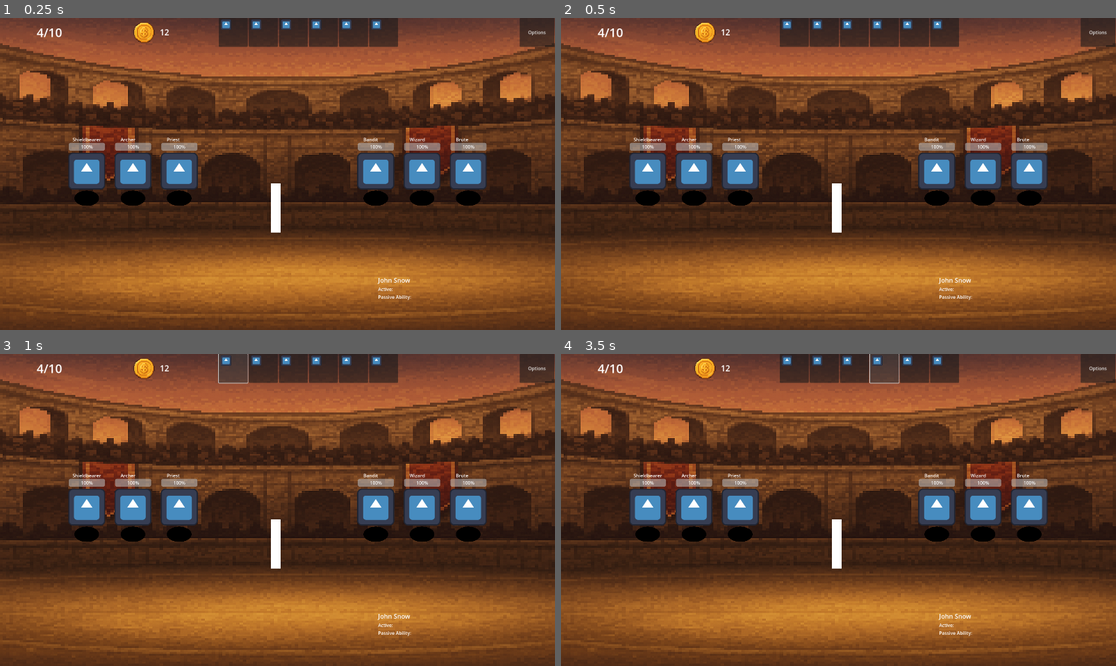
Above: before the commit, frames 1-4 (two rows, left to right).
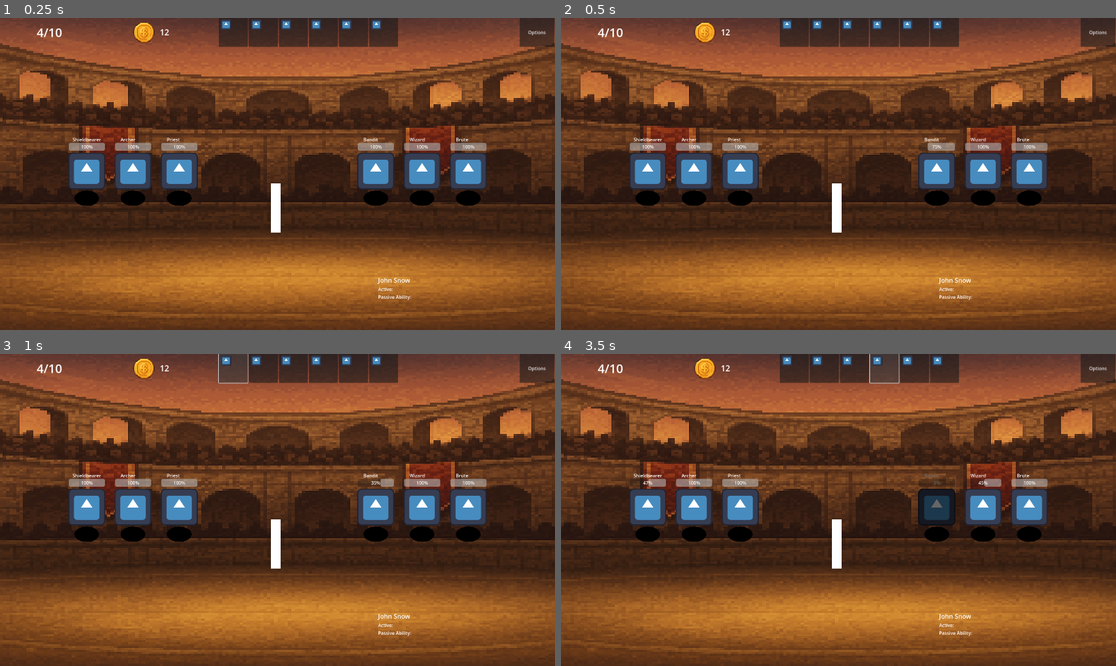
Above: after the commit, the same moments.

Repository: klaswell16/auto_battler
Game: Godot game, scene res://scenes/battle_scene.tscn
Two runs of this game, one before a commit and one after it. Both use one fixed random seed, a clock stepped at 60 frames per second and the inputs below. The engine's default icon, where the game draws it, is replaced by a stand-in: a white triangle on a blue panel in a dark square.
Inputs (mouse positions are in pixels of both pictures, inside the frame that each line leads up to):
- Up to frame 1 (0.25 s): no input
- Up to frame 2 (0.5 s): no input
- Up to frame 3 (1 s): click (233, 369) at 0.5 s
- Up to frame 4 (3.5 s): click (821, 369) at 1.25 s; click (855, 369) at 2 s; click (882, 369) at 2.75 s

Frame 1 is identical in both runs. In frame 2, less than 0.1% of the frame differs, in the area x 64-69%, y 39-43%; in frame 3, 0.1%; in frame 4, 1.2%, in the area x 12-78%, y 38-56%.

Commit message:
Add self starting battle

Diff:
--- a/scripts/battle_scene.gd
+++ b/scripts/battle_scene.gd
@@ -17,9 +17,16 @@
 	{"name":"Brute","hp":50,"pwr":6,"armor":4}
 ]
 
+var player_slots: Array[ChampionSlot] = []
+var enemy_slots: Array[ChampionSlot] = []
+
 func _ready() -> void:
 	_spawn_row(player_row, player_team)
 	_spawn_row(enemy_row, enemy_team)
+	_cache_slots()
+	# tiny delay so everything finishes instancing
+	await get_tree().create_timer(0.4).timeout
+	await _battle_loop()
 
 func _spawn_row(row: HBoxContainer, team: Array) -> void:
 	var count : int = min(team.size(), row.get_child_count())
@@ -27,3 +34,69 @@
 		var slot = row.get_child(i)
 		if slot.has_method("place_champion"):
 			slot.place_champion(champion_scene, team[i])
+
+func _cache_slots() -> void:
+	player_slots.clear()
+	enemy_slots.clear()
+
+	for child in player_row.get_children():
+		if child is ChampionSlot:
+			player_slots.append(child)
+
+	for child in enemy_row.get_children():
+		if child is ChampionSlot:
+			enemy_slots.append(child)
+
+func _battle_loop() -> void:
+	var current_side := "player"
+
+	while true:
+		if _is_team_defeated(player_slots):
+			_on_battle_end("enemy")
+			break
+		if _is_team_defeated(enemy_slots):
+			_on_battle_end("player")
+			break
+
+		if current_side == "player":
+			await _team_attack(player_slots, enemy_slots)
+			current_side = "enemy"
+		else:
+			await _team_attack(enemy_slots, player_slots)
+			current_side = "player"
+
+func _is_team_defeated(slots: Array[ChampionSlot]) -> bool:
+	for slot in slots:
+		if slot.champion != null \
+		and slot.champion is Champion \
+		and not slot.champion.is_dead():
+			return false
+	return true
+
+func _get_first_living_champion(slots: Array[ChampionSlot]) -> Champion:
+	for slot in slots:
+		if slot.champion != null \
+		and slot.champion is Champion \
+		and not slot.champion.is_dead():
+			return slot.champion
+	return null
+
+func _team_attack(attacking_slots: Array[ChampionSlot], defending_slots: Array[ChampionSlot]) -> void:
+	for slot in attacking_slots:
+		var attacker: Champion = slot.champion
+		if attacker == null or attacker.is_dead():
+			continue
+
+		var target: Champion = _get_first_living_champion(defending_slots)
+		if target == null:
+			return # other team is dead mid-turn
+
+		# TODO: Add animations, SFX, etc.
+		attacker.attack(target)
+
+		# Small pause between attacks so you can see it happen
+		await get_tree().create_timer(0.4).timeout
+
+func _on_battle_end(winner: String) -> void:
+	print("Battle over! Winner: ", winner)
+	# Later: show a label, button to return to menu, rewards, etc.
--- a/scripts/champion.gd
+++ b/scripts/champion.gd
@@ -5,18 +5,24 @@
 @export var max_hp := 30
 @export var power := 8
 @export var armor := 2
+@export var speed :=1
 
 var hp: int
 
 @onready var hp_bar: ProgressBar = $UI/HPBar
 @onready var name_label: Label = $UI/NameLabel
 
-func _ready():
+func _ready() -> void:
 	hp = max_hp
-	hp_bar.min_value = 0
-	hp_bar.max_value = max_hp
-	hp_bar.value = hp
-	name_label.text = display_name
+	_refresh_ui()
+
+func _refresh_ui() -> void:
+	if is_instance_valid(hp_bar):
+		hp_bar.min_value = 0
+		hp_bar.max_value = max_hp
+		hp_bar.value = hp
+	if is_instance_valid(name_label):
+		name_label.text = display_name
 
 # Called by ChampionSlot.place_champion
 func apply_data(d: Dictionary) -> void:
@@ -24,9 +30,37 @@
 	max_hp = d.get("hp", max_hp)
 	power = d.get("pwr", power)
 	armor = d.get("armor", armor)
+	speed = d.get("spd", speed)
 	hp = max_hp
+	_refresh_ui()
+
+func set_hp(value: int) -> void:
+	hp = clamp(value, 0, max_hp)
 	if is_instance_valid(hp_bar):
-		hp_bar.max_value = max_hp
 		hp_bar.value = hp
-	if is_instance_valid(name_label):
-		name_label.text = display_name
+	# Visual feedback on death (but don't free yet)
+	if hp <= 0:
+		modulate = Color(0.4, 0.4, 0.4) # grey them out
+
+func take_damage(raw_amount: int) -> void:
+	if hp <= 0:
+		return
+	var reduced : int = max(raw_amount - armor, 1) # at least 1 dmg
+	set_hp(hp - reduced)
+
+func heal(amount: int) -> void:
+	if hp <= 0:
+		return
+	set_hp(hp + amount)
+
+func is_dead() -> bool:
+	return hp <= 0
+
+func attack(target: Champion) -> void:
+	if target == null:
+		return
+	if is_dead():
+		return
+	if target.is_dead():
+		return
+	target.take_damage(power)
--- a/scripts/champion_slot.gd
+++ b/scripts/champion_slot.gd
@@ -24,3 +24,8 @@
 	if champion:
 		champion.queue_free()
 		champion = null
+
+func has_living_champion() -> bool:
+	return champion != null \
+		and champion is Champion \
+		and not champion.is_dead()
Renamed: scripts/greenbar.png -> sprites/greenbar.png
Not shown, changed: sprites/greenbar.png.import
